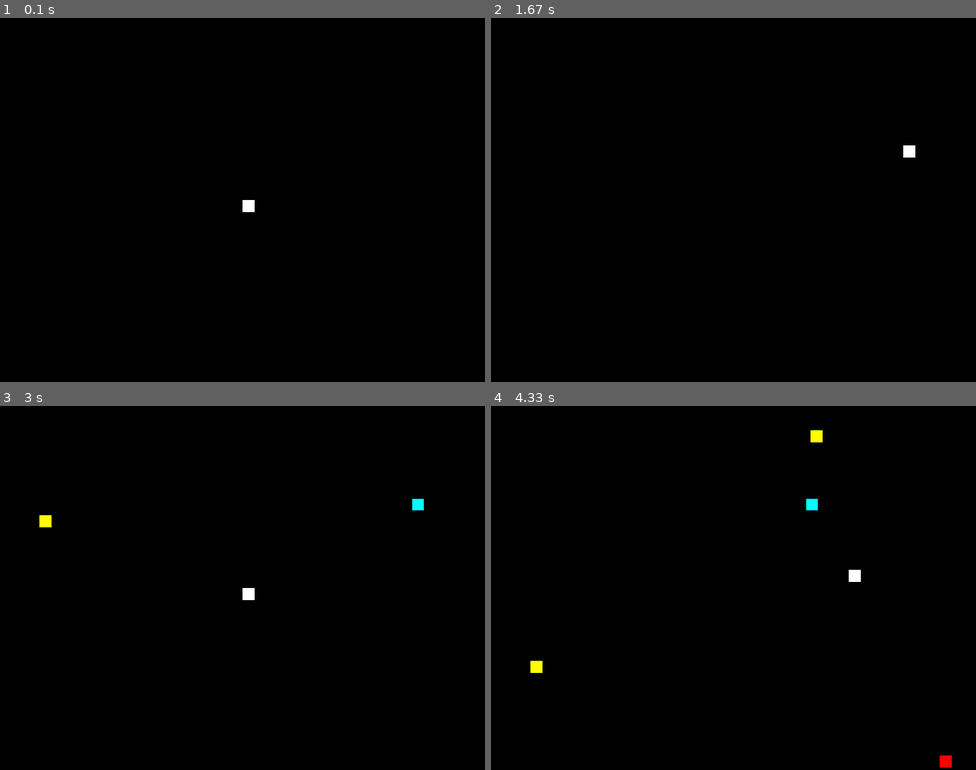
Above: before the commit, frames 1-4 (two rows, left to right).
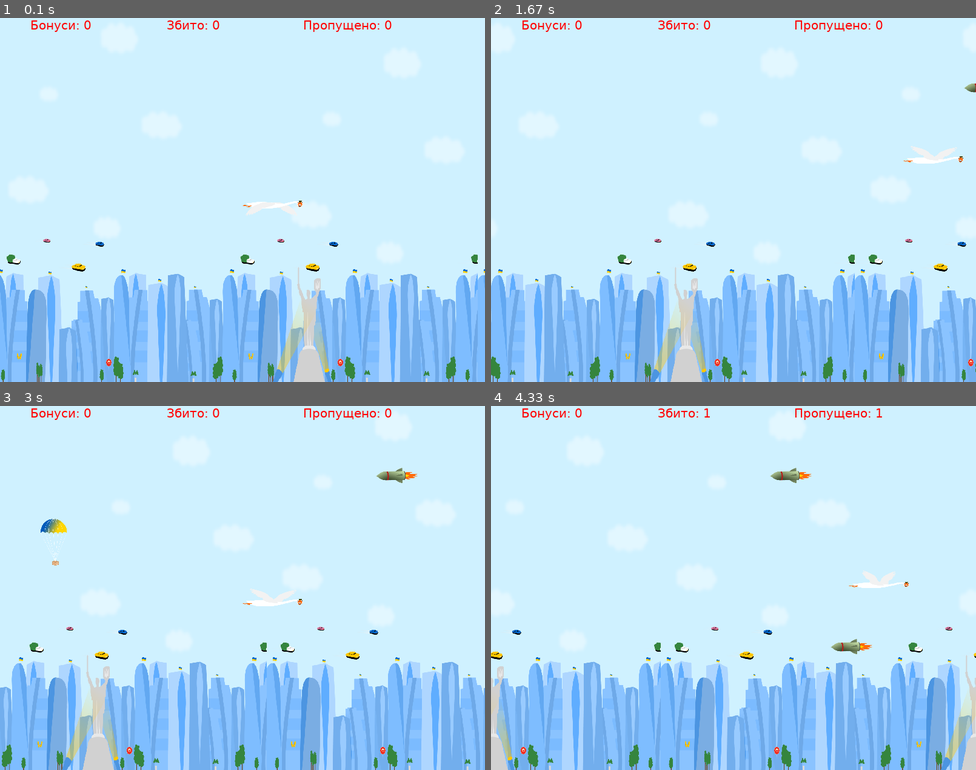
Above: after the commit, the same moments.

Repository: tsrm1/PyGame.Banderogusak
Game: pygame game, started from Banderogusak.py
Two runs of this game, one before a commit and one after it. Both use one fixed random seed, a clock stepped at 60 frames per second and the inputs below.
Inputs:
- Up to frame 1 (0.1 s): no input
- Up to frame 2 (1.67 s): hold Right 0.33-0.8 s; hold Up 0.83-1.13 s; hold Right 1.17-1.63 s
- Up to frame 3 (3 s): hold Left 1.67-2.2 s; hold Down 2.23-2.53 s; hold Left 2.57-2.97 s
- Up to frame 4 (4.33 s): hold Up 3-3.37 s; hold Right 3.4-4.03 s; hold Down from 4.07 s (still down)

The runs differ from the first frame. In frame 1, 100% of the frame differs, in the area x 0-100%, y 0-100%; in frame 2, 100%; in frame 3, 100%; in frame 4, 100%.

Commit message:
Создана анимация: 1. героя (игрока) 2. бонусов 3. врагов (ракет) Создан учёт пойманных бонусов, пропущенных бонусов, сбитых бонусов.

Diff:
--- a/Banderogusak.py
+++ b/Banderogusak.py
@@ -1,6 +1,8 @@
 """ Игра Бандерогусак, анимация фона, героя, бонусов и врагов
 """
 import random                           # импортируем библиотеку random
+import time                             # импортируем библиотеку time  (time.sleep(3))
+from os import listdir                  # импортируем метод listdir
 import pygame                           # импортируем библиотеку pygame
 pygame.init()                           # инициализируем/вызываем библиотеку pygame
 screen_size = WIDTH, HEIGHT = 800, 600  # ширина и высота окна
@@ -19,61 +21,67 @@
 FPS = 60                                # устанавливаем частоту обработки цикла, FPS раз в секунду
 
 RED = (255, 0, 0),              # цвет красный
-GREEN = (0, 255, 0),            # цвет зелённый
-BLUE = (0, 0, 255)              # цвет синий
-BLACK = (0, 0, 0)               # цвет чёрный
-WHITE = (255, 255, 255)         # цвет белый
-GRAY = (128, 128, 128)          # цвет серый
-YELLOW = (255, 255, 0)          # цвет жёлтый
-PINK = (255, 0, 255)            # цвет розовый
-VIOLET = (0, 255, 255)          # цвет фиолетовый
+# GREEN = (0, 255, 0),            # цвет зелённый
+# BLUE = (0, 0, 255)              # цвет синий
+# BLACK = (0, 0, 0)               # цвет чёрный
+# WHITE = (255, 255, 255)         # цвет белый
+# GRAY = (128, 128, 128)          # цвет серый
+# YELLOW = (255, 255, 0)          # цвет жёлтый
+# PINK = (255, 0, 255)            # цвет розовый
+# VIOLET = (0, 255, 255)          # цвет фиолетовый
 
 hero_attr = {                   # hero position. положение "героя"
     "x": WIDTH/2,               # начальное положение "героя", координата X
     "y": HEIGHT/2,              # начальное положение "героя", координата Y
+    "size": (100, 30),          # размер изображения "героя" (ширина, высота)
     "speed": 5,                 # смещение "героя" по координате X или Y
-    "color": WHITE              # RGB цвет "героя"
 }
-hero = pygame.Surface((20, 20))                             # создаём поверхность "героя"
-hero.fill(hero_attr["color"])                               # закрашиваем поверхность "героя" в текущий цвет
+IMG_PATH = 'image/Goose'
+hero_images = [pygame.transform.scale(pygame.image.load(IMG_PATH + '/' + file ).convert_alpha(), hero_attr["size"]) for file in listdir(IMG_PATH)]
+#hero = pygame.transform.scale(pygame.image.load('image/Goose/1-1.png').convert_alpha(), hero_attr["size"])   # создаём поверхность "героя" и загружаем на неё изображение
+hero_img_index = 0
+hero = hero_images[hero_img_index]
 hero_rect = hero.get_rect()                                 # получаем размеры и положение поверхности "героя"
 hero_rect = hero_rect.move(hero_attr["x"], hero_attr["y"])  # смещаем поверхность "героя" на середину рабочего окна
 
+back_ground = pygame.transform.scale(pygame.image.load('image/background.png').convert(), screen_size)    # создаём поверхность "бекгроунд" и загружаем на неё изображение
+back_ground_speed = 2
+back_ground_dx1 = 0         # исходное смещение 1-го фонового изображения
+back_ground_dx2 = WIDTH     # исходное смещение 2-го фонового изображения
 
-enemy_color_list = [RED, GREEN, BLUE, GRAY, PINK, VIOLET]   # перечень возможных цветов "врага"
-enemy_width_min = 10
-enemy_width_max = 30
+enemy_size = (70, 25)      # размер изображения "врага" (ширина, высота)
+bildings_heights =  HEIGHT - HEIGHT // 3    # высота неба над уровнем зданий
 
 def create_enemy():
-    enemy_width = random.randint(enemy_width_min, enemy_width_max)  # создаём произвольный размер "врага"
-    enemy = pygame.Surface((enemy_width, enemy_width))              # создаём произвольную поверхность "врага"
-    enemy_rect = pygame.Rect(WIDTH, random.randint(0, HEIGHT), *enemy.get_size())
+    enemy = pygame.transform.scale(pygame.image.load('image/enemy.png').convert_alpha(), enemy_size)    # создаём поверхность "врага" и загружаем на неё изображение
+    enemy_rect = pygame.Rect(WIDTH, random.randint(0, bildings_heights), *enemy.get_size())
     enemy_speed = random.randint(2, 5)                  # создаём произвольную скорость "врага"
-    enemy_color = random.randint(0, 5)                  # создаём произвольный цвет "врага"
-    enemy.fill(enemy_color_list[enemy_color])           # закрашиваем поверхность в цвет "врага"
-    print(f'There are {len(enemies)} enemies. Created a new enemy with size {enemy_width}px and color {enemy_color_list[enemy_color]}')
     return [enemy, enemy_rect, enemy_speed]             # возвращяем данные очередного "врага"
 
 def create_bonus():
-    bonus_width = 20                                    # создаём размер поверхности "бонуса"
-    bonus = pygame.Surface((bonus_width, bonus_width))  # создаём поверхность "бонуса"
+    bonus_size = (50, 83)                               # создаём размер поверхности "бонуса"
+    bonus = pygame.transform.scale(pygame.image.load('image/bonus.png').convert_alpha(), bonus_size)    # создаём поверхность "бонуса" и загружаем на неё изображение
     bonus_rect = pygame.Rect(random.randint(0, WIDTH), 0, *bonus.get_size())
     bonus_speed = random.randint(2, 5)                  # создаём произвольную скорость "бонуса"
-    bonus_color = YELLOW                                # создаём цвет "бонуса"
-    bonus.fill(bonus_color)                             # закрашиваем поверхность в цвет "бонуса"
     print(f'There are {len(bonuses)} bonuses. Created a new bonus')
     return [bonus, bonus_rect, bonus_speed]             # возвращяем данные очередного "бонуса"
 
 CREATE_ENEMY = pygame.USEREVENT + 1
 pygame.time.set_timer(CREATE_ENEMY, 1500)               # установка таймера вызова функции сосздания нового "врага", 1500 мс
 
-CREATE_BONUS = pygame.USEREVENT + 1
+CREATE_BONUS = pygame.USEREVENT + 2
 pygame.time.set_timer(CREATE_BONUS, 2000)               # установка таймера вызова функции сосздания нового "бонуса", 2000 мс
+
+CHANGE_IMG_HERO = pygame.USEREVENT + 3
+pygame.time.set_timer(CHANGE_IMG_HERO, 125)               # установка таймера вызова функции смены изображения "героя", 125 мс
 
 enemies = []
 bonuses = []
-score = 0
-font_score = pygame.font.SysFont('Verdana', 20)         # устанавливаем щрифт и размер текста (px)
+score = 0           # количество пойманных "бонусов"
+score_fall = 0      # количество пропущенных "бонусов"
+score_damage = 0    # количество сбитых "бонусов"
+font_score = pygame.font.SysFont('Verdana', 20)         # устанавливаем шрифт и размер текста (px) для отображения "бонуса"
+font_game_over = pygame.font.SysFont('Verdana', 40)         # устанавливаем шрифт и размер текста (px) для отображения "Game Over"
 # SysFont(name, size, bold=False, italic=False)
 
 # start game loop
@@ -86,6 +94,13 @@
             enemies.append(create_enemy())      # в список "врагов" добавляем нового "врага"
         if event.type == CREATE_BONUS:          # если появилось событие создать "бонус"
             bonuses.append(create_bonus())      # в список "врагов" добавляем новый "бонус"
+
+        if event.type == CHANGE_IMG_HERO:          # если появилось событие создать "бонус"
+            hero_img_index += 1
+            if hero_img_index == len(hero_images):
+                hero_img_index = 0
+            hero = hero_images[hero_img_index]
+
     # управление "героем"
     keys = pygame.key.get_pressed()             # в переменную key записываем состояние всех клавиш на клавиатуре
     # все нажатые кнопки имеют статус TRUE (1), остальные FALSE (0)
@@ -98,8 +113,16 @@
     if keys[pygame.K_DOWN] and hero_rect.bottom < HEIGHT:  # если кнопка K_DOWN нажата и поверхность "героя" не в самом низу
         hero_rect = hero_rect.move(0, hero_attr["speed"])  # свдвигаем поверхность "героя" вниз
 
-    main_surface.fill(BLACK)                    # clear screen
-    main_surface.blit(hero, hero_rect)          # накладываем поверность "героя" на основную поверхность "фон"
+    back_ground_dx1 -= back_ground_speed
+    back_ground_dx2 -= back_ground_speed
+    if back_ground_dx1 < -back_ground.get_width():
+        back_ground_dx1 = back_ground.get_width()
+    if back_ground_dx2 < -back_ground.get_width():
+        back_ground_dx2 = back_ground.get_width()
+
+    main_surface.blit(back_ground, (back_ground_dx1, 0))        # накладываем поверность "бэкгроунд" №1 на основную поверхность "фон"
+    main_surface.blit(back_ground, (back_ground_dx2, 0))        # накладываем поверность "бэкгроунд" №2 на основную поверхность "фон"
+    main_surface.blit(hero, hero_rect)                          # накладываем поверность "героя" на основную поверхность "фон"
 
     for enemy in enemies:
         enemy[1] = enemy[1].move(-enemy[2], 0)
@@ -109,25 +132,42 @@
         else:                                       # иначе
             main_surface.blit(enemy[0], enemy[1])   # накладываем поверхность "врага" на основную поверхность "фон"
 
+        for bonus in bonuses:
+            if (enemy[1]).colliderect(bonus[1]):         # если плоскость "героя" пересеклась с плоскостью "бонус"
+                bonuses.pop(bonuses.index(bonus))       # удаляем "бонус" из списка "бонусов"
+                score_damage += 1
+                # print(f'There are {len(bonuses)} bonuses. Delete one old bonus. Score = {score}')
+
         if hero_rect.colliderect(enemy[1]):         # если плоскость "героя" пересеклась с плоскостью "врага"
             game_over = True                        # устанавливаем флаг "конец игры", выход из основного цикла
             print(f'Игра окнчена. Ваш "герой" погиб. Вы набрали {score} очков.')
 
     for bonus in bonuses:
         bonus[1] = bonus[1].move(0, bonus[2])
-        if bonus[1].bottom > HEIGHT:                   # если поверхность "бонус" ушла за нижний край рабочего окна
+        if bonus[1].bottom > bildings_heights:          # если поверхность "бонус" ушла за нижний край рабочего окна
             bonuses.pop(bonuses.index(bonus))           # удаляем "бонус" из списка "бонусов"
+            score_fall +=1
             print(f'There are {len(bonuses)} bonuses. Delete one old bonus.')
         else:                                       # иначе
             main_surface.blit(bonus[0], bonus[1])   # накладываем поверхность "врага" на основную поверхность "фон"
 
         if hero_rect.colliderect(bonus[1]):         # если плоскость "героя" пересеклась с плоскостью "бонус"
-            bonuses.pop(bonuses.index(bonus))       # удаляем "врага" из списка "бонусов"
+            bonuses.pop(bonuses.index(bonus))       # удаляем "бонус" из списка "бонусов"
             score += 1
             print(f'There are {len(bonuses)} bonuses. Delete one old bonus. Score = {score}')
+
+
+
+    main_surface.blit(font_score.render('Бонуси: '+str(score), True, RED), (50, 0))  # накладываем поверность "текст" на основную поверхность "фон"
+    main_surface.blit(font_score.render('Збито: '+str(score_damage), True, RED), (275, 0))  # накладываем поверность "текст" на основную поверхность "фон"
+    main_surface.blit(font_score.render('Пропущено: '+str(score_fall), True, RED), (500, 0))  # накладываем поверность "текст" на основную поверхность "фон"
 
     pygame.display.update()             # вывод прямоугольной области (списка областей) из буфера
     clock.tick(FPS)                     # вызывааем метод tick() класса Clock(), устанавливаем задержку для цикла, FPS
                                         # FPS раз в секунду с учётом времени на выполнение операций в самом цикле
+
+main_surface.blit(font_game_over.render('Гусю капець. Ігрі кінець.', True, RED), (WIDTH/2-250, HEIGHT/2-20))  # накладываем поверность "текст" на основную поверхность "фон"
+pygame.display.update()             # вывод прямоугольной области (списка областей) из буфера
+time.sleep(3)
 pygame.quit()  # выход из модуля pygame
 quit()
Renamed: image/1-1.png -> image/Goose/1-1.png
Renamed: image/1-2.png -> image/Goose/1-2.png
Renamed: image/1-3.png -> image/Goose/1-3.png
Renamed: image/1-4.png -> image/Goose/1-4.png
Renamed: image/1-5.png -> image/Goose/1-5.png
